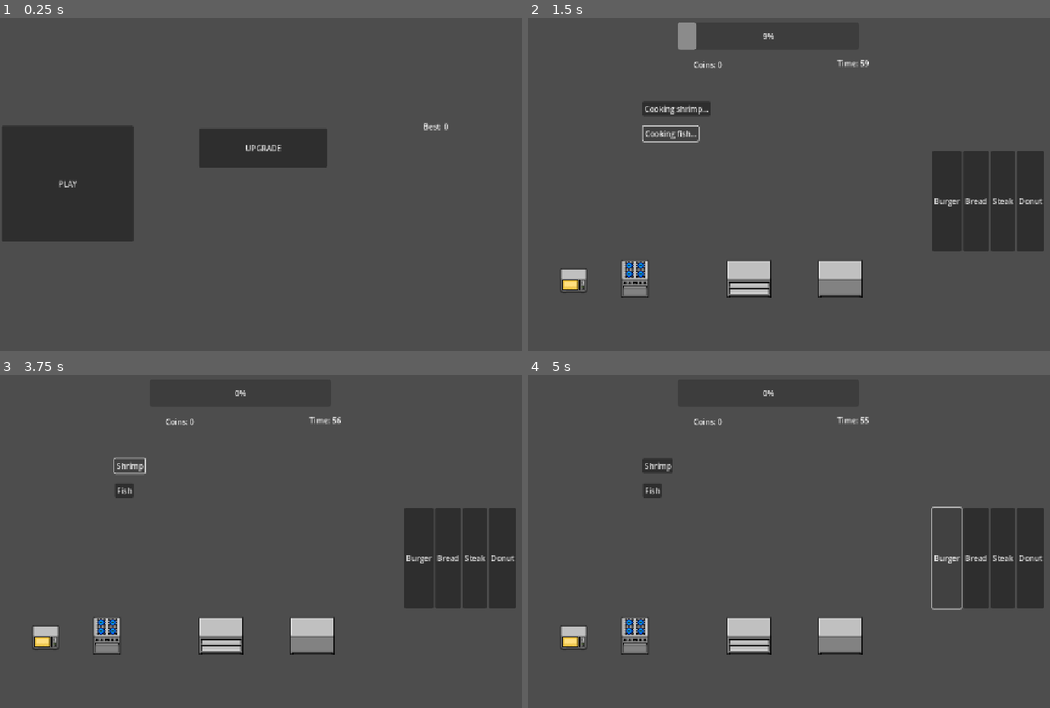
Above: before the commit, frames 1-4 (two rows, left to right).
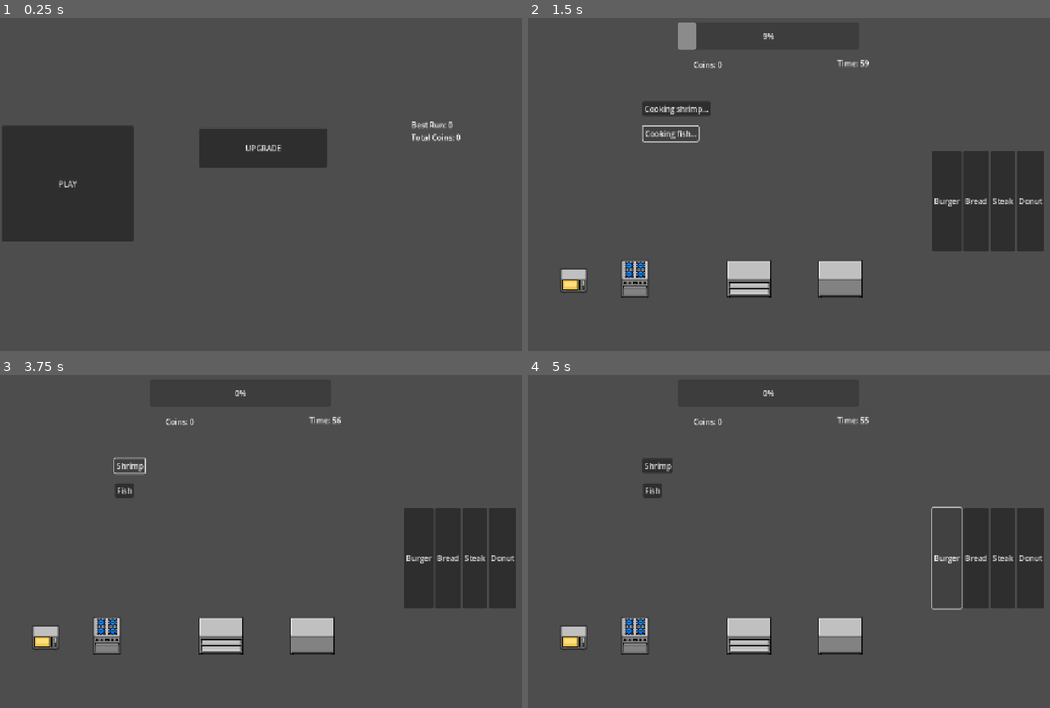
Above: after the commit, the same moments.

Repository: non123a/resturantSim
Game: Godot game, scene res://scenes/dashboard/dashboard.tscn
Two runs of this game, one before a commit and one after it. Both use one fixed random seed, a clock stepped at 60 frames per second and the inputs below. This scene is started directly instead of the project's main scene.
Inputs:
- Up to frame 1 (0.25 s): no input
- Up to frame 2 (1.5 s): click "PLAY" at 0.5 s; click "Fish" at 1.25 s
- Up to frame 3 (3.75 s): click "Cooking fish..." at 2 s; click "Cooking shrimp..." at 2.75 s; click "Shrimp" at 3.5 s
- Up to frame 4 (5 s): click "Burger" at 4.25 s

The runs differ from the first frame. In frame 1, 0.2% of the frame differs, in the area x 78-89%, y 31-37%; in frame 2, less than 0.1%; in frame 3, less than 0.1%; in frame 4, less than 0.1%.

Commit message:
working record

Diff:
--- a/scenes/dashboard/dashboard.tscn
+++ b/scenes/dashboard/dashboard.tscn
@@ -33,10 +33,10 @@
 
 [node name="RecordLabel" type="Label" parent="."]
 layout_mode = 0
-offset_left = 886.0
-offset_top = 229.0
-offset_right = 1198.0
-offset_bottom = 545.0
+offset_left = 861.0
+offset_top = 226.0
+offset_right = 1173.0
+offset_bottom = 542.0
 text = "RECORD:"
 
 [connection signal="pressed" from="PlayButton" to="." method="_on_play_button_pressed"]
--- a/scenes/dashboard/foodunlock.tscn
+++ b/scenes/dashboard/foodunlock.tscn
@@ -5,8 +5,10 @@
 [node name="foodunlock" type="Control"]
 layout_mode = 3
 anchors_preset = 0
-offset_right = 40.0
-offset_bottom = 40.0
+offset_left = 51.0
+offset_top = 21.0
+offset_right = 394.0
+offset_bottom = 340.0
 script = ExtResource("1_rarpg")
 
 [node name="CoinLabel" type="Label" parent="."]
--- a/scenes/main/main.tscn
+++ b/scenes/main/main.tscn
@@ -970,6 +970,14 @@
 offset_bottom = 188.0
 text = "Restart"
 
+[node name="BackButton" type="Button" parent="CanvasLayer/EndPanel"]
+layout_mode = 0
+offset_left = 212.0
+offset_top = 200.0
+offset_right = 262.0
+offset_bottom = 231.0
+text = "BACK"
+
 [node name="CookingBar" type="ProgressBar" parent="CanvasLayer"]
 visible = false
 offset_left = 315.0
@@ -1068,6 +1076,7 @@
 [connection signal="pressed" from="CanvasLayer/CookFishButton" to="." method="_on_cook_fish_button_pressed"]
 [connection signal="pressed" from="CanvasLayer/CookShrimpButton" to="." method="_on_cook_shrimp_button_pressed"]
 [connection signal="pressed" from="CanvasLayer/EndPanel/RestartButton" to="." method="_on_restart_button_pressed"]
+[connection signal="pressed" from="CanvasLayer/EndPanel/BackButton" to="." method="_on_button_pressed"]
 [connection signal="pressed" from="CanvasLayer/FoodPanel/BurgerButton" to="." method="_on_burger_button_pressed"]
 [connection signal="pressed" from="CanvasLayer/FoodPanel/BreadButton" to="." method="_on_bread_button_pressed"]
 [connection signal="pressed" from="CanvasLayer/FoodPanel/SteakButton" to="." method="_on_steak_button_pressed"]
--- a/scripts/GameManager.gd
+++ b/scripts/GameManager.gd
@@ -463,3 +463,7 @@
 		text += food + "\n"
 
 	$CanvasLayer/ReadyFoodLabel.text = text
+
+
+func _on_button_pressed() -> void:
+	get_tree().change_scene_to_file("res://scenes/dashboard/dashboard.tscn")
--- a/scripts/dashboard.gd
+++ b/scripts/dashboard.gd
@@ -5,11 +5,12 @@
 	get_tree().change_scene_to_file("res://scenes/main/main.tscn")
 
 func _ready():
-	$RecordLabel.text = "Best: " + str(GameData.best_coins)
+	$RecordLabel.text = \
+		"Best Run: " + str(GameData.best_coins) + \
+		"\nTotal Coins: " + str(GameData.coins)
 
 #func _on_upgrade_button_pressed():
 	#get_tree().change_scene_to_file("res://scenes/dashboard/upgrade.tscn")
 
-
 func _on_upgrade_pressed() -> void:
 	get_tree().change_scene_to_file("res://scenes/dashboard/upgrade.tscn")
